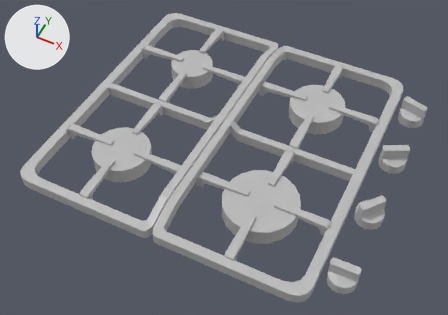
What one commit did to the FBX model Assets/Art/Models/Kitchen/Hob.fbx.
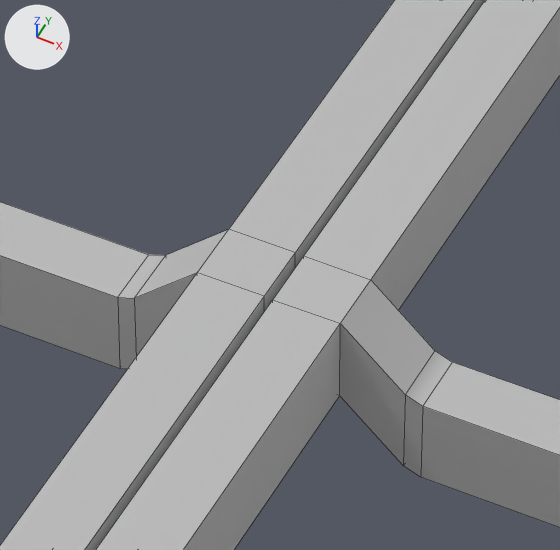
There are two pictures of each version: one whole from a 50 mm camera at (0.0703, -0.1013, 0.195) aimed at (-0.012, 0.0634, -0.0108), one close up on the part from 43% to 57% of the width and 29% to 47% of the height. Every picture has the same lights, and +X, +Y and +Z are marked at upper left. The close-ups show mesh edges as thin lines. Where no turn or scale is listed for an object, it has been applied to the vertices.

Before the edit, the objects in view are built like this:
```python
me_mesh = bpy.data.meshes.new('Mesh')
me_mesh.from_pydata(...)  # 1100 vertices, 1092 faces; spans x -0.0717..0.0717, y -0.065..0.065, z -0.0067..0.0056
me_mesh.materials.append(mat_lambert1)  # grey #bcbcbc
# before: 320 (0.0013, 0.0016, 0.0006) at pixel (452, 362), 321 (0.0004, 0.0016, 0.0009) at pixel (434, 350), 322 (0.0013, -0.0016, 0.0006) at pixel (422, 406), 323 (0.0004, -0.0016, 0.0009) at pixel (405, 394), 324 (0.0013, 0.0016, -0.0043)
# before: 325 (0.0004, 0.0016, -0.0039), 326 (0.0013, -0.0016, -0.0043) at pixel (420, 477), 327 (0.0004, -0.0016, -0.0039) at pixel (403, 465)
# before: 648 (-0.015, -0.0016, 0.0006) at pixel (117, 297), 649 (-0.014, -0.0016, 0.0009) at pixel (134, 298), 650 (-0.015, 0.0016, 0.0006) at pixel (148, 254), 651 (-0.014, 0.0016, 0.0009) at pixel (165, 255), 652 (-0.015, -0.0016, -0.0043) at pixel (119, 368)
# before: 653 (-0.014, -0.0016, -0.0039), 654 (-0.015, 0.0016, -0.0043), 655 (-0.014, 0.0016, -0.0039)
ob_hob = bpy.data.objects.new('Hob', me_mesh)
ob_hob.location = (-0.01019, 0.07357, -0.00276)
```
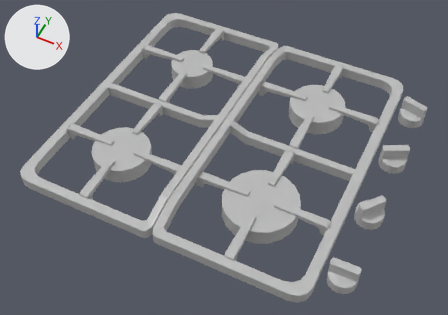
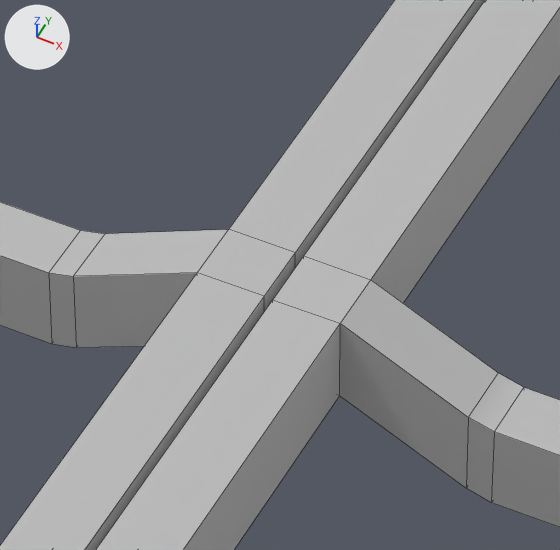
Commit message: Hob Fix 2

What differs and where, as boxes [x1, y1, x2, y2] in the close-ups (560 x 550 px; the box of a moved part takes in the faces that stretch with it):
part 1 of me_mesh, moved or reshaped: [340, 280, 560, 527] in both
part 2 of me_mesh, moved or reshaped: before [0, 202, 228, 369]; after [0, 202, 228, 348]

Diff of the bpy script that builds the scene:
```diff
--- a/Assets/Art/Models/Kitchen/Hob.fbx.py
+++ b/Assets/Art/Models/Kitchen/Hob.fbx.py
@@ me_mesh @@
 me_mesh.from_pydata(...)  # 1100 vertices, 1092 faces; spans x -0.0717..0.0717, y -0.065..0.065, z -0.0067..0.0056
 # used by ob_hob; location = (-0.01019, 0.07357, -0.00276)
+# me_mesh part 1
+for i in [321, 323, 325, 327]: me_mesh.vertices[i].co += Vector((0.0033, 0.0, 0.0))
+for i in [320, 322, 324, 326]: me_mesh.vertices[i].co += Vector((0.0037, 0.0, 0.0))
+# me_mesh part 2
+for i in [648, 650, 652, 654]: me_mesh.vertices[i].co += Vector((-0.0037, 0.0, 0.0))
+for i in [649, 651, 653, 655]: me_mesh.vertices[i].co += Vector((-0.0033, 0.0, 0.0))
 me_mesh.materials.append(mat_lambert1)
```
